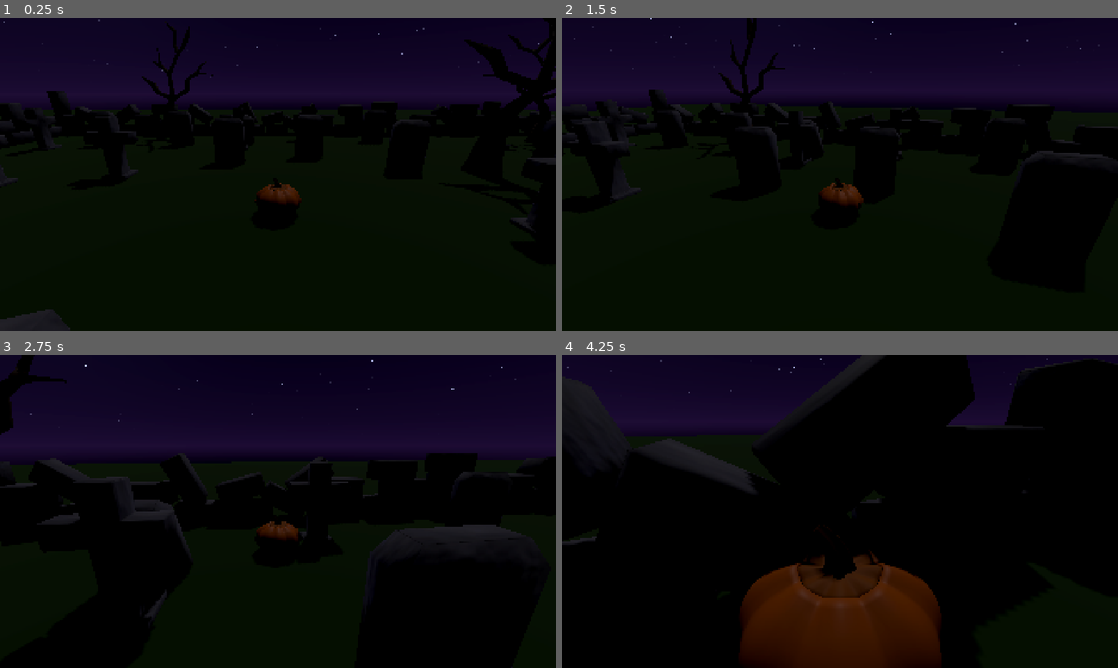
Above: before the commit, frames 1-4 (two rows, left to right).
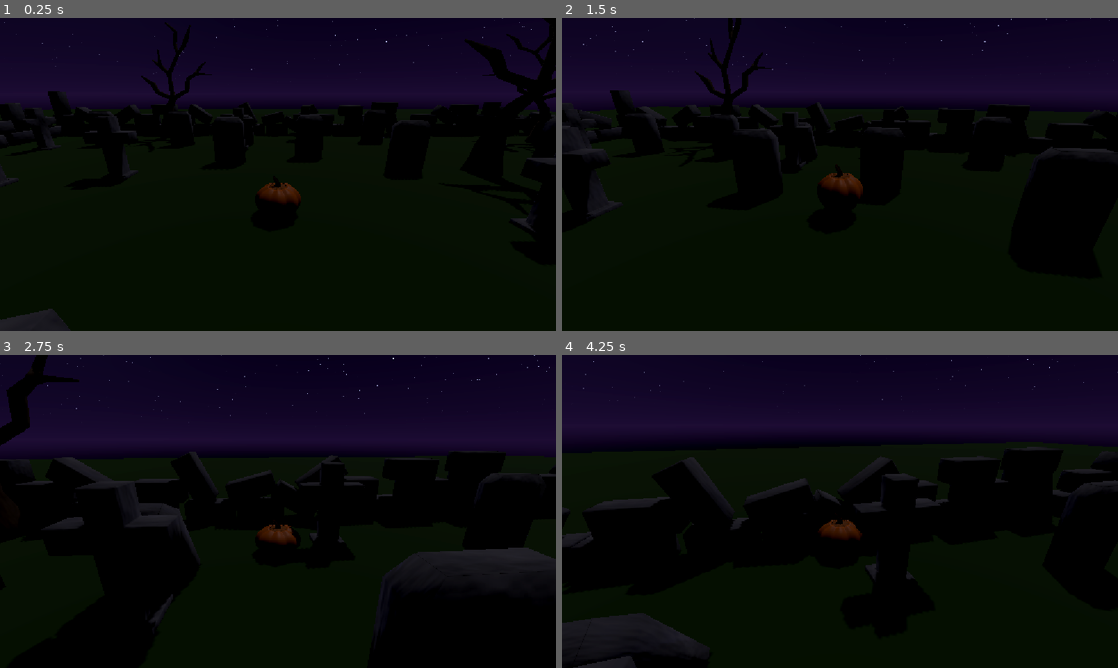
Above: after the commit, the same moments.

Repository: Dempsey845/moonlit-mayhem
Game: Godot game, scene res://Graveyard/graveyard.tscn
Same seed, same stepped clock (60 frames per second), same inputs: the game is played once before the commit and once after it.
Inputs (mouse positions are in pixels of both pictures, inside the frame that each line leads up to):
- Up to frame 1 (0.25 s): no input
- Up to frame 2 (1.5 s): tap Enter at 0.5 s; move the mouse to (867, 174) at 0.52 s; hold W (move_forward) from 0.53 s (still down); click (867, 174) at 0.67 s; move the mouse to (812, 174) at 1.27 s
- Up to frame 3 (2.75 s): keep holding W (move_forward); move the mouse to (289, 505) at 2.02 s
- Up to frame 4 (4.25 s): keep holding W (move_forward); move the mouse to (834, 517) at 2.77 s; click (834, 517) at 2.92 s; move the mouse to (878, 514) at 3.52 s

The runs differ from the first frame. In frame 1, 0.6% of the frame differs, in the area x 0-100%, y 0-100%; in frame 2, 3.4%; in frame 3, 5.5%; in frame 4, 28%.

Commit message:
Created a move and idle animation for the player.

Diff:
--- a/Player/player.gd
+++ b/Player/player.gd
@@ -12,11 +12,17 @@
 @export var minimum_pitch_degrees: float = -65.0
 @export var maximum_pitch_degrees: float = 35.0
 
+@export_group("Animation")
+@export var animation_blend_speed: float = 8.0
+
 @onready var visual: Node3D = $Pumpkin
 @onready var camera_pivot: Node3D = $CameraPivot
 @onready var spring_arm: SpringArm3D = $CameraPivot/SpringArm3D
 @onready var camera: Camera3D = $CameraPivot/SpringArm3D/Camera3D
 
+@onready var animation_tree: AnimationTree = $AnimationTree
+
+var move_blend: float = 0.0
 
 func _ready() -> void:
 	spring_arm.add_excluded_object(get_rid())
@@ -45,9 +51,11 @@
 		"move_left", "move_right",
 		"move_forward", "move_back"
 	)
+
 	var direction: Vector3 = camera_pivot.global_basis * Vector3(move_input.x, 0.0, move_input.y)
 	direction.y = 0.0
 	direction = direction.normalized() * move_input.length()
+
 	var target_velocity: Vector3 = direction * speed
 	var change_rate: float = acceleration if not move_input.is_zero_approx() else deceleration
 
@@ -67,3 +75,14 @@
 		velocity.y = 0.0
 
 	move_and_slide()
+
+	var horizontal_speed: float = Vector2(velocity.x, velocity.z).length()
+	var target_blend: float = clampf(horizontal_speed / maxf(speed, 0.001), 0.0, 1.0)
+
+	move_blend = lerpf(
+		move_blend,
+		target_blend,
+		1.0 - exp(-animation_blend_speed * delta)
+	)
+
+	animation_tree.set("parameters/MoveBlend/blend_amount", move_blend)
--- a/Player/player.tscn
+++ b/Player/player.tscn
@@ -5,6 +5,116 @@
 
 [sub_resource type="CapsuleShape3D" id="CapsuleShape3D_xrivr"]
 height = 1.0
+
+[sub_resource type="AnimationNodeAnimation" id="AnimationNodeAnimation_4ntmi"]
+animation = &"idle"
+
+[sub_resource type="AnimationNodeAnimation" id="AnimationNodeAnimation_btcbx"]
+animation = &"move"
+
+[sub_resource type="AnimationNodeBlend2" id="AnimationNodeBlend2_gwnis"]
+
+[sub_resource type="AnimationNodeBlendTree" id="AnimationNodeBlendTree_xrivr"]
+graph_offset = Vector2(-382, 45)
+nodes/MoveBlend/node = SubResource("AnimationNodeBlend2_gwnis")
+nodes/MoveBlend/position = Vector2(60, 120)
+nodes/IdleAnimation/node = SubResource("AnimationNodeAnimation_4ntmi")
+nodes/IdleAnimation/position = Vector2(-240, 100)
+nodes/MoveAnimation/node = SubResource("AnimationNodeAnimation_btcbx")
+nodes/MoveAnimation/position = Vector2(-240, 340)
+node_connections = [&"output", 0, &"MoveBlend", &"MoveBlend", 0, &"IdleAnimation", &"MoveBlend", 1, &"MoveAnimation"]
+
+[sub_resource type="Animation" id="Animation_4ntmi"]
+length = 0.001
+tracks/0/type = "value"
+tracks/0/imported = false
+tracks/0/enabled = true
+tracks/0/path = NodePath(".:position")
+tracks/0/interp = 1
+tracks/0/loop_wrap = true
+tracks/0/keys = {
+"times": PackedFloat32Array(0),
+"transitions": PackedFloat32Array(1),
+"update": 0,
+"values": [Vector3(0, 0, 0)]
+}
+tracks/1/type = "value"
+tracks/1/imported = false
+tracks/1/enabled = true
+tracks/1/path = NodePath(".:scale")
+tracks/1/interp = 1
+tracks/1/loop_wrap = true
+tracks/1/keys = {
+"times": PackedFloat32Array(0),
+"transitions": PackedFloat32Array(1),
+"update": 0,
+"values": [Vector3(0.7, 0.7, 0.7)]
+}
+
+[sub_resource type="Animation" id="Animation_btcbx"]
+resource_name = "idle"
+length = 1.5
+loop_mode = 1
+tracks/0/type = "value"
+tracks/0/imported = false
+tracks/0/enabled = true
+tracks/0/path = NodePath(".:position")
+tracks/0/interp = 1
+tracks/0/loop_wrap = true
+tracks/0/keys = {
+"times": PackedFloat32Array(0),
+"transitions": PackedFloat32Array(1),
+"update": 0,
+"values": [Vector3(0, 0, 0)]
+}
+tracks/1/type = "value"
+tracks/1/imported = false
+tracks/1/enabled = true
+tracks/1/path = NodePath(".:scale")
+tracks/1/interp = 2
+tracks/1/loop_wrap = true
+tracks/1/keys = {
+"times": PackedFloat32Array(0, 0.75, 1.5),
+"transitions": PackedFloat32Array(1, 1, 1),
+"update": 0,
+"values": [Vector3(0.7, 0.7, 0.7), Vector3(0.7, 0.77069914, 0.7), Vector3(0.7, 0.7, 0.7)]
+}
+
+[sub_resource type="Animation" id="Animation_gwnis"]
+resource_name = "idle"
+length = 0.75
+loop_mode = 1
+tracks/0/type = "value"
+tracks/0/imported = false
+tracks/0/enabled = true
+tracks/0/path = NodePath(".:position")
+tracks/0/interp = 2
+tracks/0/loop_wrap = true
+tracks/0/keys = {
+"times": PackedFloat32Array(0, 0.3, 0.5),
+"transitions": PackedFloat32Array(1, 1, 1),
+"update": 0,
+"values": [Vector3(0, 0, 0), Vector3(0, 0.25, 0), Vector3(0, 0, 0)]
+}
+tracks/1/type = "value"
+tracks/1/imported = false
+tracks/1/enabled = true
+tracks/1/path = NodePath(".:scale")
+tracks/1/interp = 1
+tracks/1/loop_wrap = true
+tracks/1/keys = {
+"times": PackedFloat32Array(0, 0.3, 0.5, 0.6333333, 0.75),
+"transitions": PackedFloat32Array(1, 1, 1, 1, 1),
+"update": 0,
+"values": [Vector3(0.7, 0.7, 0.7), Vector3(0.7, 0.841, 0.7), Vector3(0.7, 0.7, 0.7), Vector3(0.7, 0.5, 0.7), Vector3(0.7, 0.7, 0.7)]
+}
+
+[sub_resource type="AnimationLibrary" id="AnimationLibrary_gwnis"]
+_data = {
+&"RESET": SubResource("Animation_4ntmi"),
+&"idle": SubResource("Animation_btcbx"),
+&"move": SubResource("Animation_gwnis")
+}
 
 [node name="Player" type="CharacterBody3D" unique_id=406549635]
 script = ExtResource("1_l8h54")
@@ -28,3 +138,13 @@
 current = true
 fov = 70.0
 near = 0.001
+
+[node name="AnimationTree" type="AnimationTree" parent="." unique_id=1658030659]
+root_node = NodePath("../Pumpkin")
+tree_root = SubResource("AnimationNodeBlendTree_xrivr")
+anim_player = NodePath("../AnimationPlayer")
+parameters/MoveBlend/blend_amount = 0.0
+
+[node name="AnimationPlayer" type="AnimationPlayer" parent="." unique_id=1742626298]
+root_node = NodePath("../Pumpkin")
+libraries/ = SubResource("AnimationLibrary_gwnis")
--- a/project.godot
+++ b/project.godot
@@ -17,8 +17,6 @@
 
 [display]
 
-window/size/viewport_width=1920
-window/size/viewport_height=1080
 window/stretch/mode="canvas_items"
 window/stretch/aspect="expand"
 
